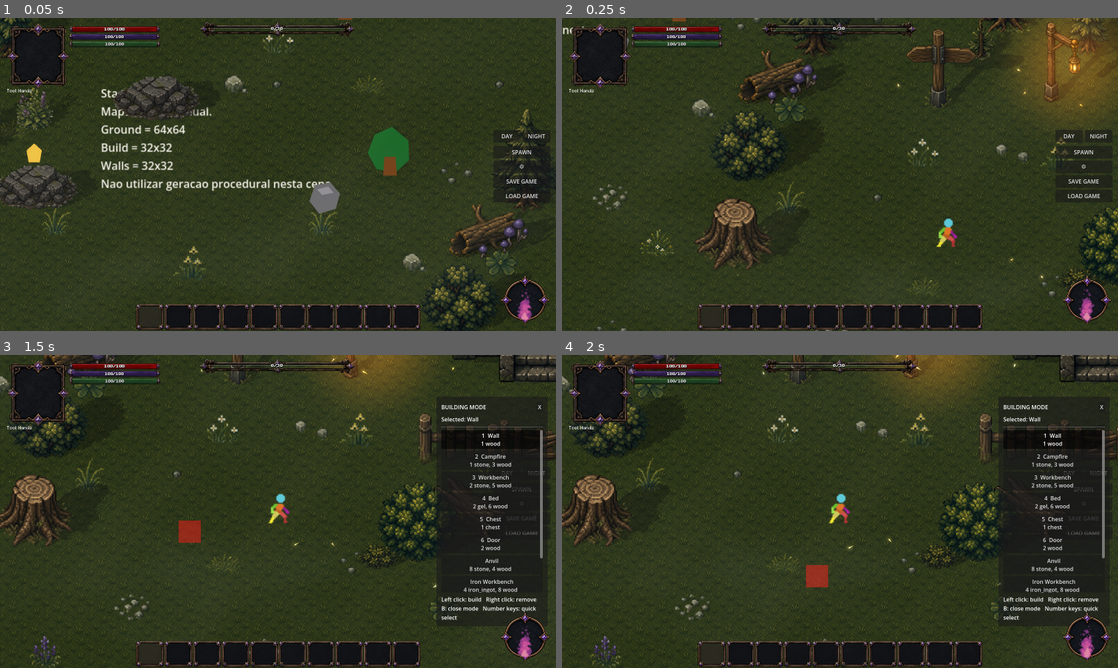
Above: before the commit, frames 1-4 (two rows, left to right).
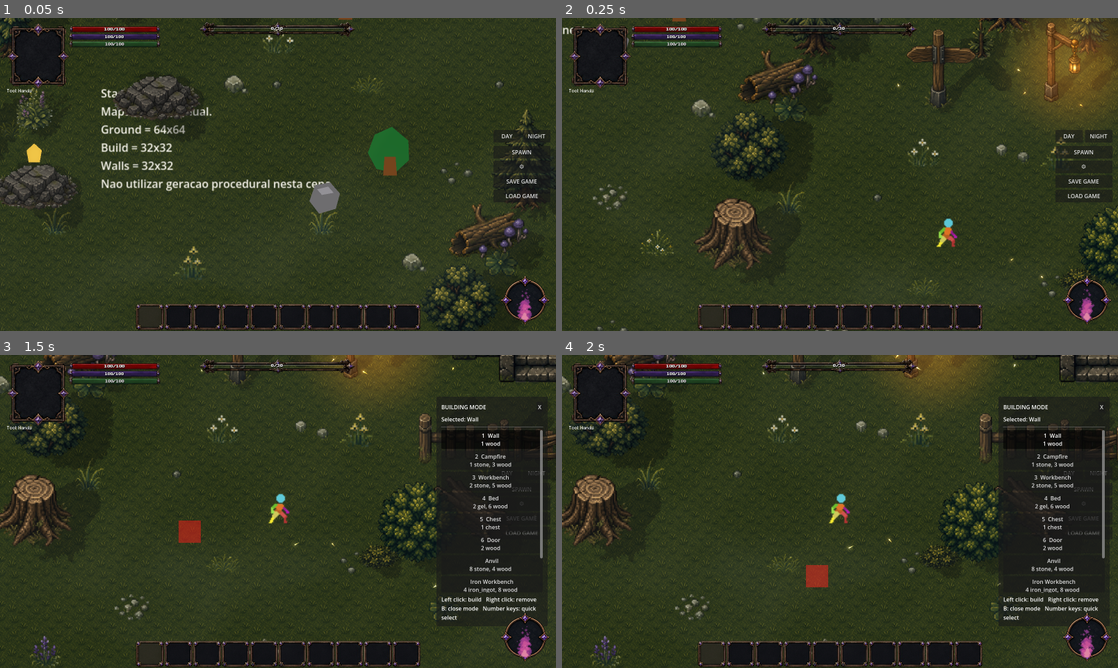
Above: after the commit, the same moments.

Repository: ramonsamagaio/Oathwake-Main
Game: Godot game, scene res://scenes/game/Game.tscn
Same seed, same stepped clock (60 frames per second), same inputs: the game is played once before the commit and once after it. This scene is started directly instead of the project's main scene.
Inputs (mouse positions are in pixels of both pictures, inside the frame that each line leads up to):
- Up to frame 1 (0.05 s): no input
- Up to frame 2 (0.25 s): no input
- Up to frame 3 (1.5 s): tap Enter at 0.5 s; move the mouse to (400, 495) at 0.52 s; hold D 0.53-1.25 s; tap B at 0.6 s; click (400, 495) at 0.67 s; tap Space at 0.77 s; drag from (166, 527) to (250, 574) at 1.27 s
- Up to frame 4 (2 s): no input

The runs differ from the first frame. In frame 1, 0.3% of the frame differs, in the area x 0-99%, y 0-100%; in frame 2, 0.1%; in frame 3, 0.2%; in frame 4, 0.3%.

Commit message:
Project shadows with a rigid rotating basis around each caster

Diff:
--- a/scripts/effects/DynamicProjectedSpriteShadow.gd
+++ b/scripts/effects/DynamicProjectedSpriteShadow.gd
@@ -2,8 +2,11 @@
 extends "res://scripts/effects/ProjectedSpriteShadow.gd"
 
 const CASTER_GROUP := "projected_shadow_caster"
-const DEFAULT_MORNING_DIRECTION := -45.0
-const DEFAULT_EVENING_DIRECTION := 45.0
+const DEFAULT_MORNING_ANGLE_FROM_UP := -45.0
+const DEFAULT_EVENING_ANGLE_FROM_UP := 45.0
+
+var _projection_width_scale := 1.0
+var _projection_root_overlap := 6.0
 
 
 func configure(target: Node2D, source: CanvasItem, config: Dictionary, foot_offset: Vector2) -> void:
@@ -20,9 +23,12 @@
 	var live_global := _get_live_global_config()
 	var is_local := bool(_config.get("local_light_shadow", false))
 	var direction_degrees := float(_config.get("direction_degrees", DEFAULT_DIRECTION_DEGREES))
+	var resolved_direction := Vector2.RIGHT.rotated(deg_to_rad(direction_degrees)).normalized()
 	var stretch_amount := maxf(float(_config.get("stretch", 1.15)), 0.05)
 	var opacity := clampf(float(_config.get("opacity", 0.30)), 0.0, 1.0)
 	var mask_weight := clampf(float(_config.get("mask_weight", 1.0)), 0.0, 1.0)
+	_projection_width_scale = maxf(float(_config.get("width_scale", 1.0)), 0.05)
+	_projection_root_overlap = maxf(float(_config.get("root_overlap", 4.0 if is_local else 6.0)), 0.0)
 
 	if not is_local:
 		stretch_amount = maxf(float(live_global.get("stretch", stretch_amount)), 0.05)
@@ -30,16 +36,27 @@
 		var solar := _dictionary_value(live_global.get("solar", {}))
 		var rotate_with_day := bool(solar.get("rotate_with_day", true))
 		var fade_with_night := bool(solar.get("fade_with_night", true))
+		_projection_width_scale = maxf(float(solar.get("width_scale", live_global.get("width_scale", _projection_width_scale))), 0.05)
+		_projection_root_overlap = maxf(float(solar.get("root_overlap", live_global.get("root_overlap", _projection_root_overlap))), 0.0)
 		var cycle := get_tree().get_first_node_in_group("day_night_cycle")
-		if rotate_with_day and cycle != null and cycle.has_method("get_sun_shadow_direction_degrees"):
+		if rotate_with_day and cycle != null and cycle.has_method("get_sun_shadow_direction"):
+			var cycle_direction: Variant = cycle.call("get_sun_shadow_direction")
+			if cycle_direction is Vector2 and (cycle_direction as Vector2).length_squared() > 0.0001:
+				resolved_direction = (cycle_direction as Vector2).normalized()
+				direction_degrees = rad_to_deg(resolved_direction.angle())
+		elif rotate_with_day and cycle != null and cycle.has_method("get_sun_shadow_direction_degrees"):
 			direction_degrees = float(cycle.call("get_sun_shadow_direction_degrees"))
+			resolved_direction = Vector2.RIGHT.rotated(deg_to_rad(direction_degrees)).normalized()
 		else:
 			direction_degrees = float(live_global.get("direction_degrees", direction_degrees))
-		if fade_with_night and cycle != null and cycle.has_method("get_daylight_strength"):
+			resolved_direction = Vector2.RIGHT.rotated(deg_to_rad(direction_degrees)).normalized()
+		if fade_with_night and cycle != null and cycle.has_method("get_solar_shadow_strength"):
+			mask_weight *= clampf(float(cycle.call("get_solar_shadow_strength")), 0.0, 1.0)
+		elif fade_with_night and cycle != null and cycle.has_method("get_daylight_strength"):
 			mask_weight *= clampf(float(cycle.call("get_daylight_strength")), 0.0, 1.0)
 
 	var offset := _vector_from_value(_config.get("offset", {}), Vector2.ZERO)
-	_projection_direction = Vector2.RIGHT.rotated(deg_to_rad(direction_degrees)).normalized()
+	_projection_direction = resolved_direction if resolved_direction.length_squared() > 0.0001 else Vector2.UP
 	_projection_stretch = stretch_amount
 	rotation = 0.0
 	scale = Vector2.ONE
@@ -49,9 +66,115 @@
 	z_index = int(_config.get("z_index", -1))
 	visible = bool(_config.get("enabled", true)) and bool(live_global.get("enabled", true)) and opacity > 0.001 and mask_weight > 0.001
 	set_meta("shadow_direction_degrees", direction_degrees)
+	set_meta("shadow_direction_vector", _projection_direction)
 	set_meta("shadow_stretch", stretch_amount)
+	set_meta("shadow_width_scale", _projection_width_scale)
+	set_meta("shadow_root_overlap", _projection_root_overlap)
 	set_meta("shadow_opacity", opacity)
 	set_meta("shadow_mask_weight", mask_weight)
+
+
+func _apply_texture_rect(
+	frame_texture: Texture2D,
+	frame_size: Vector2,
+	centered: bool,
+	offset: Vector2,
+	flip_h: bool,
+	flip_v: bool,
+	relative_transform: Transform2D
+) -> void:
+	var opaque_rect := _get_opaque_pixel_rect(frame_texture)
+	if opaque_rect.size.x <= 0 or opaque_rect.size.y <= 0:
+		_clear_visual()
+		return
+
+	texture = frame_texture
+	_visible_frame_size = frame_size
+	var base_top_left := offset
+	if centered:
+		base_top_left -= frame_size * 0.5
+
+	var drawn_position := Vector2(opaque_rect.position)
+	var opaque_size := Vector2(opaque_rect.size)
+	if flip_h:
+		drawn_position.x = frame_size.x - float(opaque_rect.end.x)
+	if flip_v:
+		drawn_position.y = frame_size.y - float(opaque_rect.end.y)
+	var visible_top_left := base_top_left + drawn_position
+	var visible_bottom_right := visible_top_left + opaque_size
+	var contact_local := Vector2((visible_top_left.x + visible_bottom_right.x) * 0.5, visible_bottom_right.y)
+	var contact_target := relative_transform * contact_local
+	var basis_scale := _relative_basis_scale(relative_transform)
+	var side_axis := _projection_direction.rotated(PI * 0.5).normalized()
+	var projection_anchor := contact_target - (_projection_direction * _projection_root_overlap)
+
+	var local_corners := PackedVector2Array([
+		visible_top_left,
+		Vector2(visible_bottom_right.x, visible_top_left.y),
+		visible_bottom_right,
+		Vector2(visible_top_left.x, visible_bottom_right.y),
+	])
+	var projected := PackedVector2Array()
+	for point in local_corners:
+		var lateral := (point.x - contact_local.x) * basis_scale.x * _projection_width_scale
+		var height := maxf(contact_local.y - point.y, 0.0) * basis_scale.y * _projection_stretch
+		projected.append(projection_anchor + (side_axis * lateral) + (_projection_direction * height))
+	polygon = projected
+
+	var left_u := float(opaque_rect.end.x) if flip_h else float(opaque_rect.position.x)
+	var right_u := float(opaque_rect.position.x) if flip_h else float(opaque_rect.end.x)
+	var top_v := float(opaque_rect.end.y) if flip_v else float(opaque_rect.position.y)
+	var bottom_v := float(opaque_rect.position.y) if flip_v else float(opaque_rect.end.y)
+	uv = PackedVector2Array([
+		Vector2(left_u, top_v),
+		Vector2(right_u, top_v),
+		Vector2(right_u, bottom_v),
+		Vector2(left_u, bottom_v),
+	])
+	_publish_projection_metadata(contact_target, projection_anchor, side_axis, opaque_size * basis_scale)
+	set_meta("shadow_opaque_rect", opaque_rect)
+
+
+func _apply_polygon(source: Polygon2D) -> void:
+	texture = source.texture
+	var relative_transform := _source_to_target_transform(source)
+	if source.polygon.is_empty():
+		_clear_visual()
+		return
+	var bounds := Rect2(source.polygon[0], Vector2.ZERO)
+	for point in source.polygon:
+		bounds = bounds.expand(point)
+	var contact_local := Vector2(bounds.get_center().x, bounds.end.y)
+	var contact_target := relative_transform * contact_local
+	var basis_scale := _relative_basis_scale(relative_transform)
+	var side_axis := _projection_direction.rotated(PI * 0.5).normalized()
+	var projection_anchor := contact_target - (_projection_direction * _projection_root_overlap)
+	var projected := PackedVector2Array()
+	for point in source.polygon:
+		var lateral := (point.x - contact_local.x) * basis_scale.x * _projection_width_scale
+		var height := maxf(contact_local.y - point.y, 0.0) * basis_scale.y * _projection_stretch
+		projected.append(projection_anchor + (side_axis * lateral) + (_projection_direction * height))
+	polygon = projected
+	uv = source.uv
+	_visible_frame_size = bounds.size
+	_publish_projection_metadata(contact_target, projection_anchor, side_axis, bounds.size * basis_scale)
+	set_meta("shadow_source_kind", "Polygon2D")
+
+
+func _relative_basis_scale(relative_transform: Transform2D) -> Vector2:
+	var origin := relative_transform * Vector2.ZERO
+	var right_scale := (relative_transform * Vector2.RIGHT - origin).length()
+	var up_scale := (relative_transform * Vector2.UP - origin).length()
+	return Vector2(maxf(right_scale, 0.0001), maxf(up_scale, 0.0001))
+
+
+func _publish_projection_metadata(contact: Vector2, anchor: Vector2, side_axis: Vector2, source_size: Vector2) -> void:
+	set_meta("shadow_projection_contact", contact)
+	set_meta("shadow_projection_anchor", anchor)
+	set_meta("shadow_projection_side_axis", side_axis)
+	set_meta("shadow_projection_direction", _projection_direction)
+	set_meta("shadow_projection_source_size", source_size)
+	set_meta("shadow_projection_rigid_basis", true)
 
 
 func _sync_proxy_material() -> void:
